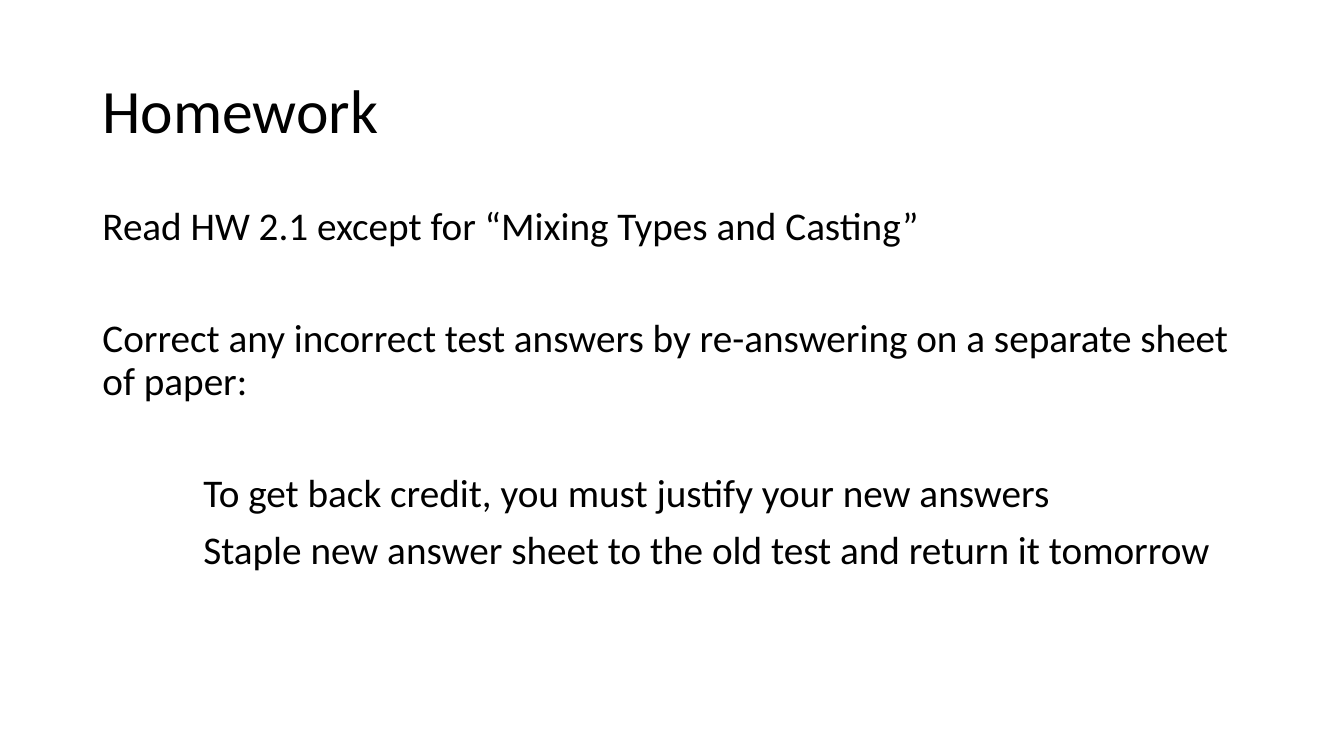
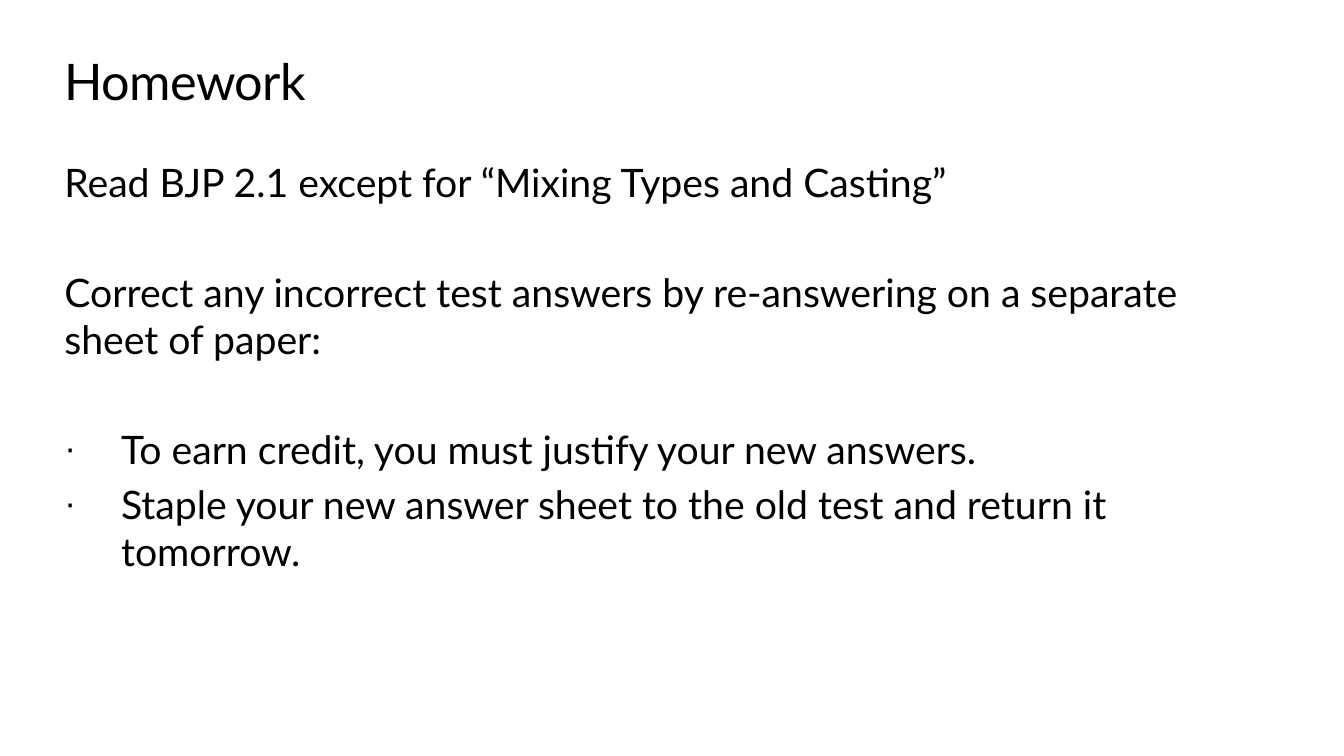
Before and after one commit to TEALSK12/apcsa-public, a slide deck: slide 9 of curriculum/Unit2/Unit2.pptx. Drawn at 1344x756 pixels with LibreOffice and Linux fonts; fonts in the diff are those of the drawing; background and template pictures are left out. Boxes give left, top, right and bottom in pixels: in the first picture for what was removed or moved away, otherwise in the second. Text is boxed around its words. In the diff, an @@ line names an element or a change of style, - is before the commit and + after.

```diff
--- a/curriculum/Unit2/Unit2.pptx
+++ b/curriculum/Unit2/Unit2.pptx
@@ title "Homework": place and size @@
-title "Homework" at [102,90,378,134]
+title "Homework" at [65,63,306,101]
@@ title "Homework" at [65,63,306,101]: size 44 to 36 pt, font Calibri to Lato, letter spacing 0 to -0.5 pt; line spacing 0.9 to 1; vertical alignment middle to top @@
@@ text at [64,167,946,204]: text changed; font Calibri to Lato @@
-Read HW 2.1 except for “Mixing Types and Casting”
+Read BJP 2.1 except for “Mixing Types and Casting”
@@ text "Read BJP 2.1 except for ...": place and size @@
-text "Read BJP 2.1 except for ..." at [102,212,1228,571]
+text "Read BJP 2.1 except for ..." at [64,167,1177,567]
@@ text at [64,278,1177,361]: font Calibri to Lato in "Correct any incorrect test answers by re-answering ..."; line spacing 0.9 to 1; less space between paragraphs @@
@@ text at [121,435,1106,567]: text changed; font Calibri to Lato @@
-To get back credit, you must justify your new answers
-Staple new answer sheet to the old test and return it tomorrow
+· To earn credit, you must justify your new answers.
+· Staple your new answer sheet to the old test and return it tomorrow.
```
Also in this commit, not shown: 75 other slides changed, 35 slides added, 7 slides removed.
